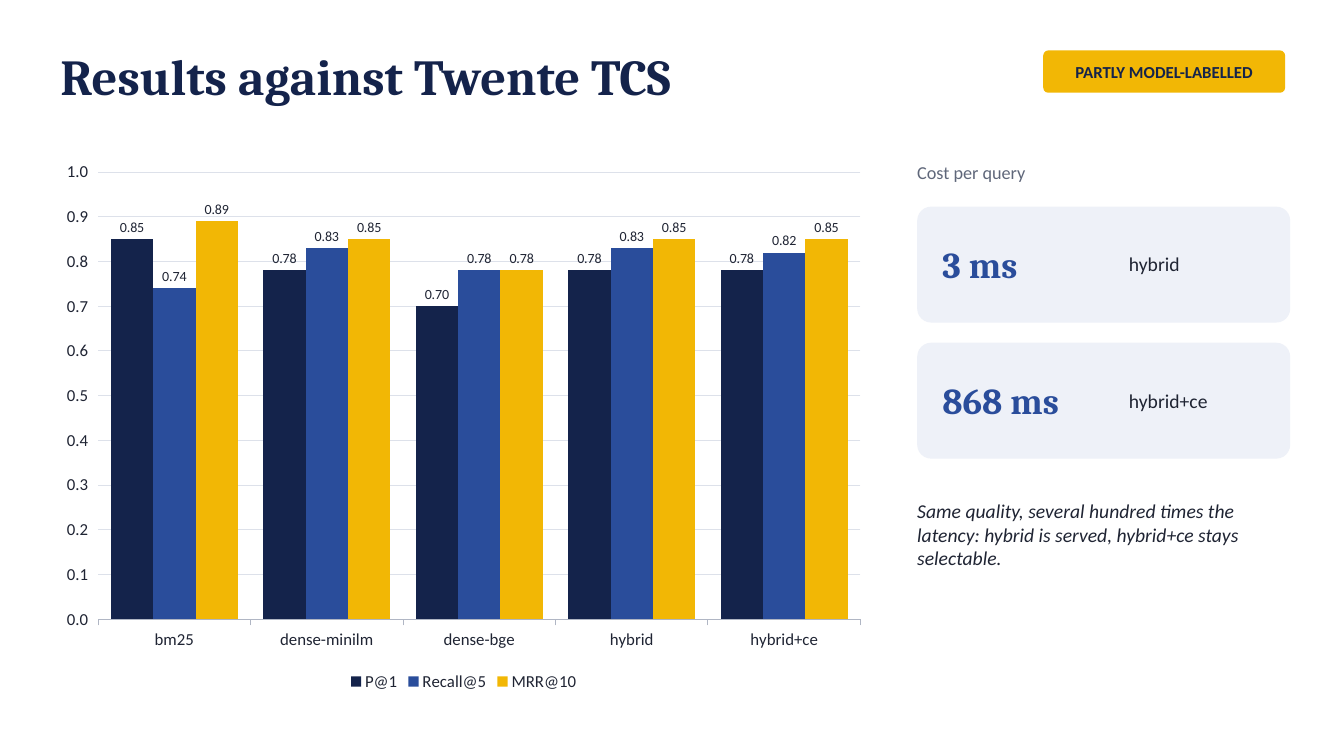
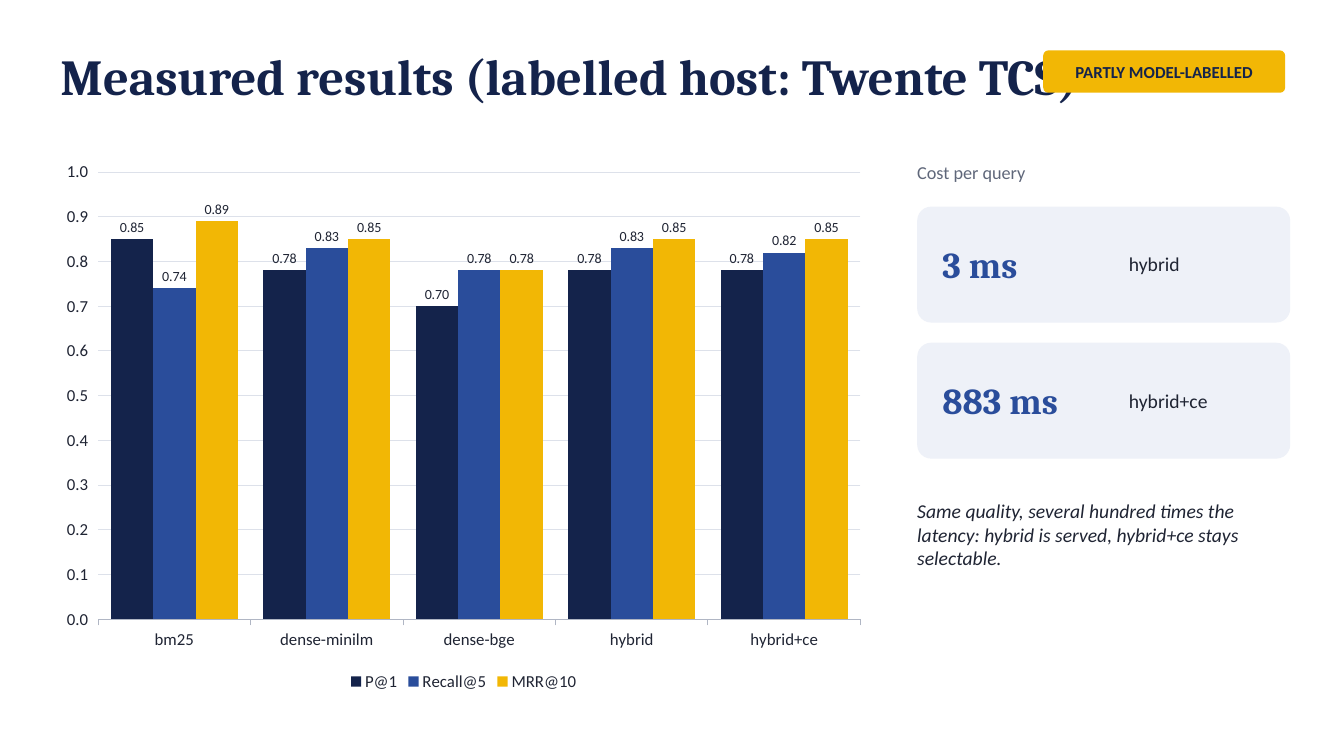
Before and after one commit to aleksandarhorvat/ErasmusGPT, a slide deck: slide 6 of docs/slides/erasmusgpt-defence.pptx. Drawn at 1344x756 pixels with LibreOffice and Linux fonts; fonts in the diff are those of the drawing. Boxes give left, top, right and bottom in pixels: in the first picture for what was removed or moved away, otherwise in the second. Text is boxed around its words. In the diff, an @@ line names an element or a change of style, - is before the commit and + after.

```diff
--- a/docs/slides/erasmusgpt-defence.pptx
+++ b/docs/slides/erasmusgpt-defence.pptx
@@ text at box(60, 50, 1079, 103): text changed @@
-Results against Twente TCS
+Measured results (labelled host: Twente TCS)
@@ text at box(942, 389, 1058, 415): text changed @@
-868 ms
+883 ms
```
Also in this commit, not shown: 3 other slides changed, 17 other files.
